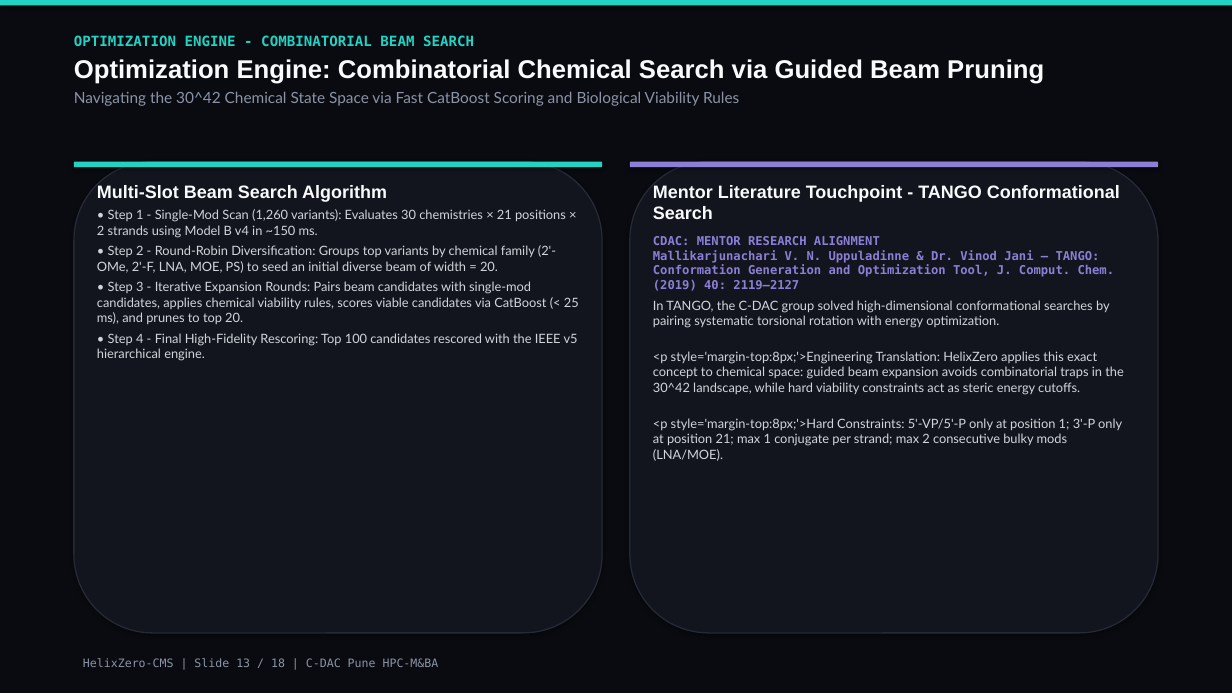
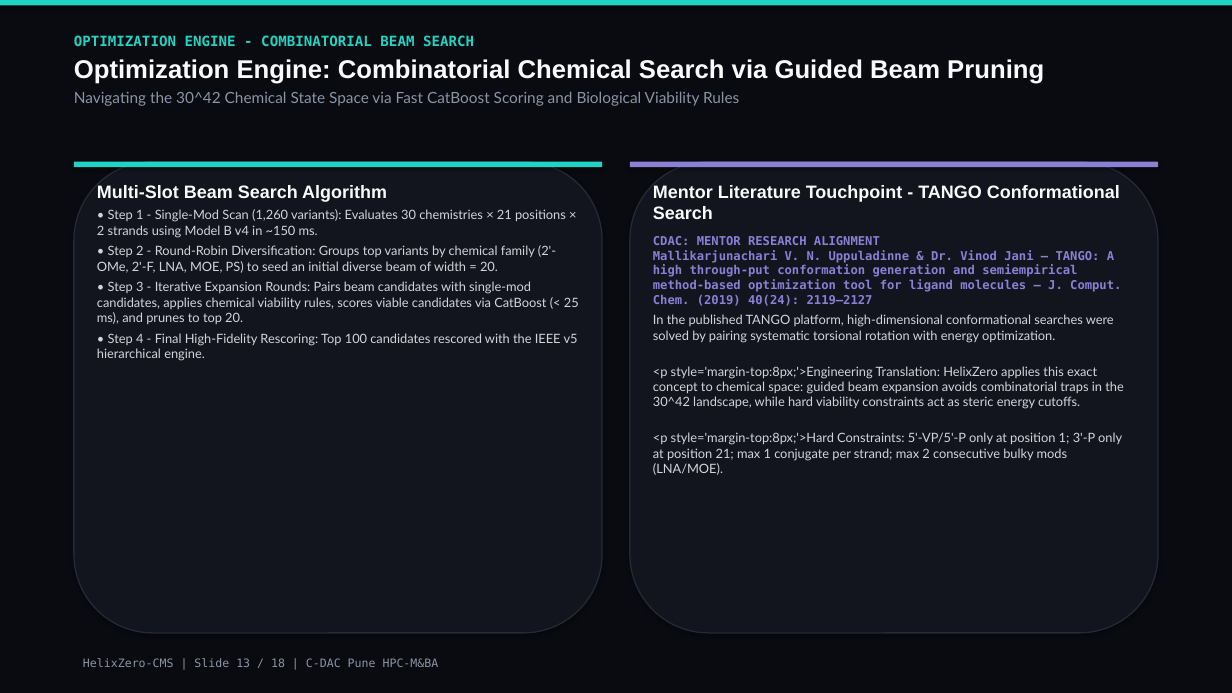
Before and after one commit to nitinjadhav888/Helixzerocms-CDAC, a slide deck: slide 13 of Paper/HelixZero_Software_Presentation.pptx. Drawn at 1232x693 pixels with LibreOffice and Linux fonts; fonts in the diff are those of the drawing. Boxes give left, top, right and bottom in pixels: in the first picture for what was removed or moved away, otherwise in the second. Text is boxed around its words. In the diff, an @@ line names an element or a change of style, - is before the commit and + after.

```diff
--- a/Paper/HelixZero_Software_Presentation.pptx
+++ b/Paper/HelixZero_Software_Presentation.pptx
@@ text at [653,236,1121,342]: text changed @@
-CDAC: MENTOR RESEARCH ALIGNMENT
-Mallikarjunachari V. N. Uppuladinne & Dr. Vinod Jani — TANGO: Conformation Generation and Optimization Tool, J. Comput. Chem. (2019) 40: 2119–2127
-In TANGO, the C-DAC group solved high-dimensional conformational searches by pairing systematic torsional rotation with energy optimization.
+CDAC: MENTOR RESEARCH ALIGNMENT
+Mallikarjunachari V. N. Uppuladinne & Dr. Vinod Jani — TANGO: A high through-put conformation generation and semiempirical method-based optimization tool for ligand molecules — J. Comput. Chem. (2019) 40(24): 2119–2127
+In the published TANGO platform, high-dimensional conformational searches were solved by pairing systematic torsional rotation with energy optimization.
```
Also in this commit, not shown: 4 other slides changed, 11 other files.
